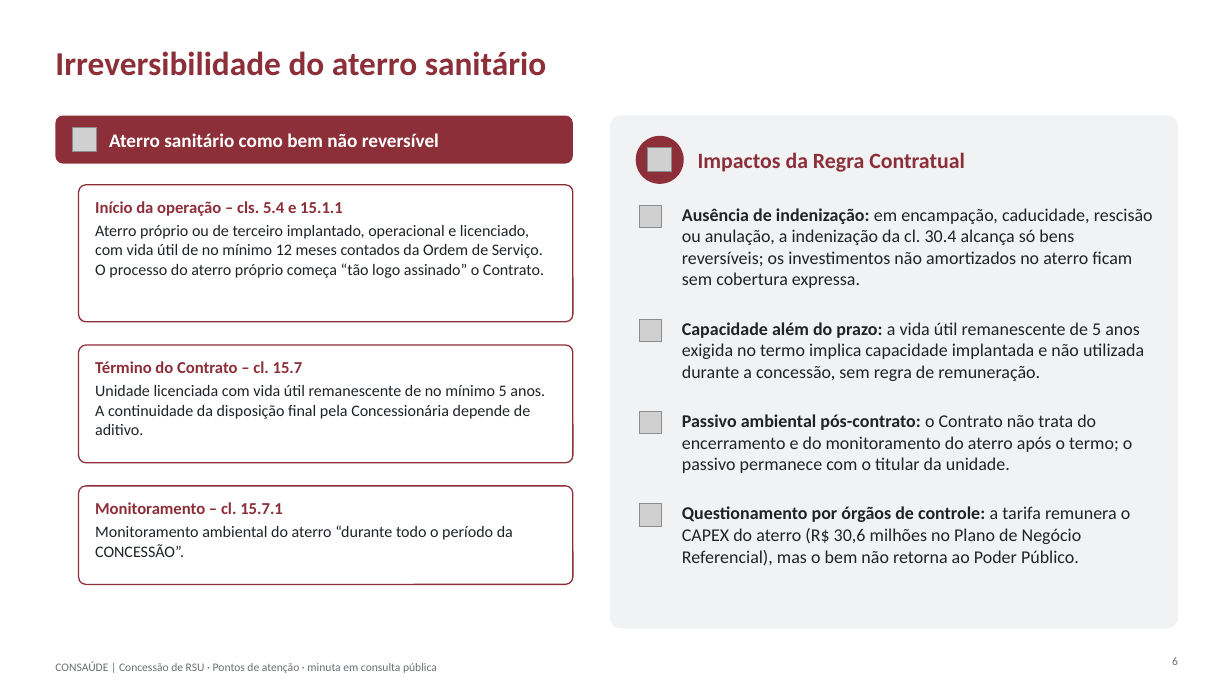
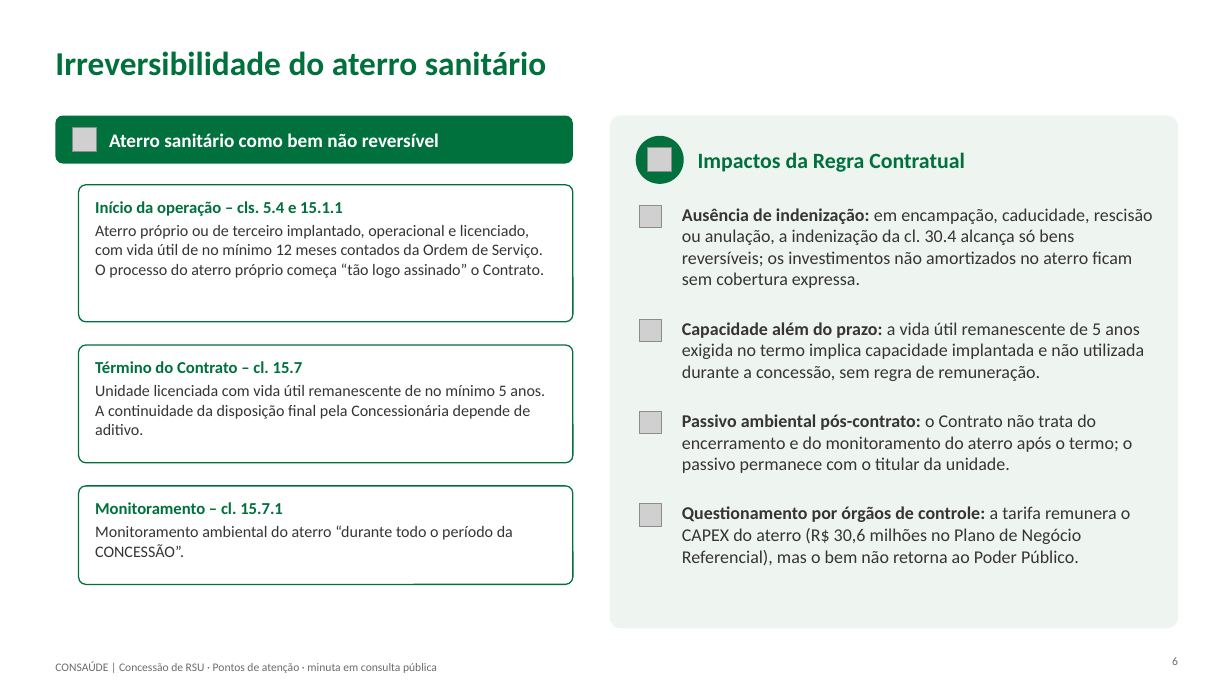
Before and after one commit to matheusdagostino-cyber/Solvi, a slide deck: slide 6 of concessoes/consaude-conc-2026/output/pontos-de-atencao-2026-10-08.pptx. Drawn at 1232x693 pixels with LibreOffice and Linux fonts; fonts in the diff are those of the drawing; grey boxes stand for pictures. Boxes give left, top, right and bottom in pixels: in the first picture for what was removed or moved away, otherwise in the second. Text is boxed around its words. In the diff, an @@ line names an element or a change of style, - is before the commit and + after.

```diff
--- a/concessoes/consaude-conc-2026/output/pontos-de-atencao-2026-10-08.pptx
+++ b/concessoes/consaude-conc-2026/output/pontos-de-atencao-2026-10-08.pptx
@@ title "Irreversibilidade do aterro sanitário" at (55, 51, 546, 76): text colour #8C2F39 to #00703C @@
@@ rounded rectangle at (55, 116, 573, 164): fill #8C2F39 to #00703C @@
@@ rounded rectangle at (610, 116, 1178, 628): fill #F1F2F3 to #EEF4F0 @@
@@ ellipse at (636, 136, 684, 184): fill #8C2F39 to #00703C @@
@@ text "Impactos da Regra Contratual" at (698, 152, 965, 172): text colour #8C2F39 to #00703C @@
@@ text "Início da operação – cls. ..." at (95, 201, 544, 278): text colour #8C2F39 to #00703C in "Início da operação – cls. 5.4 e ..."; text colour #1F2328 to #373435 in "Aterro próprio ou de terceiro implantado, operacional ..." @@
@@ text "Término do Contrato – cl. ..." at (95, 361, 545, 435): text colour #8C2F39 to #00703C in "Término do Contrato – cl. 15.7"; text colour #1F2328 to #373435 in "Unidade licenciada com vida útil remanescente de ..." @@
@@ outline #8C2F39 1 pt to #00703C 1 pt in 3 elements at (79, 185, 573, 322), (79, 345, 573, 462), (79, 486, 573, 585) @@
@@ text "Monitoramento – cl. 15.7.1" at (95, 502, 513, 557): text colour #8C2F39 to #00703C in "Monitoramento – cl. 15.7.1"; text colour #1F2328 to #373435 in "Monitoramento ambiental do aterro “durante todo o ..." @@
@@ text colour #1F2328 to #373435 in 4 elements at (682, 208, 1153, 288), (682, 322, 1144, 381), (682, 414, 1132, 473), (682, 506, 1130, 566) @@
```
Also in this commit, not shown: 20 other slides changed, 1 other file.
